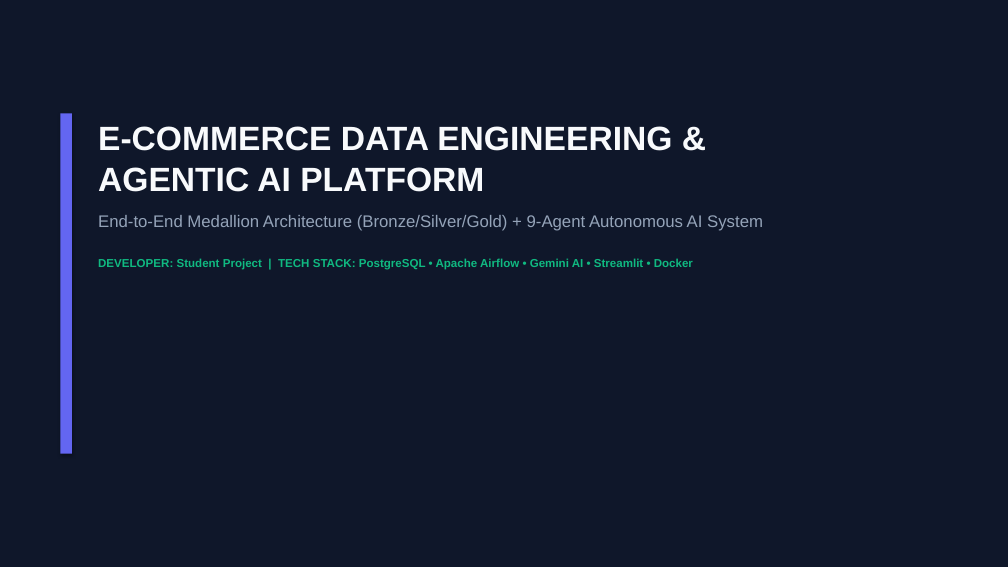
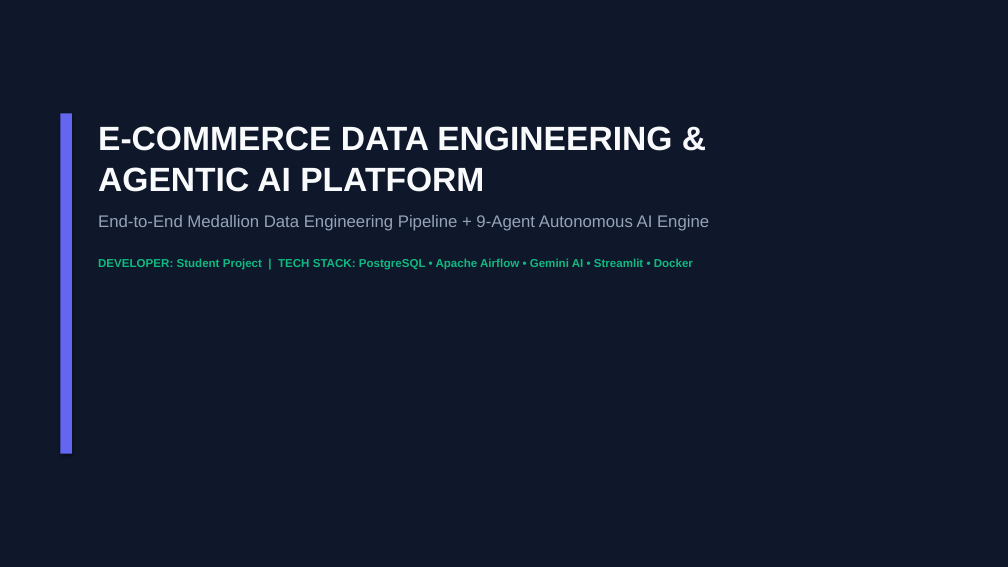
Before and after one commit to Eshaan4/E-COMMERCE-DATA-ENGINEERING-AGENTIC-AI-PLATFORM, a slide deck: slide 1 of ECommerce_Agentic_AI_Presentation.pptx. Drawn at 1008x567 pixels with LibreOffice and Linux fonts; fonts in the diff are those of the drawing. Boxes give left, top, right and bottom in pixels: in the first picture for what was removed or moved away, otherwise in the second. Text is boxed around its words. In the diff, an @@ line names an element or a change of style, - is before the commit and + after.

```diff
--- a/ECommerce_Agentic_AI_Presentation.pptx
+++ b/ECommerce_Agentic_AI_Presentation.pptx
@@ text at (98,215,709,231): text changed @@
-End-to-End Medallion Architecture (Bronze/Silver/Gold) + 9-Agent Autonomous AI System
+End-to-End Medallion Data Engineering Pipeline + 9-Agent Autonomous AI Engine
```
Also in this commit, not shown: 7 other slides changed, 2 slides added, 6 other files.
